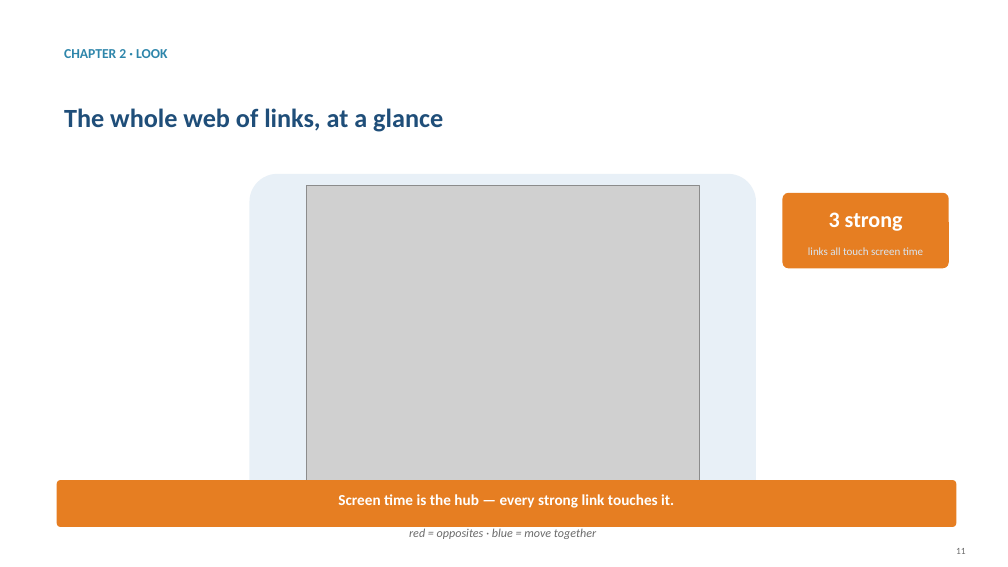
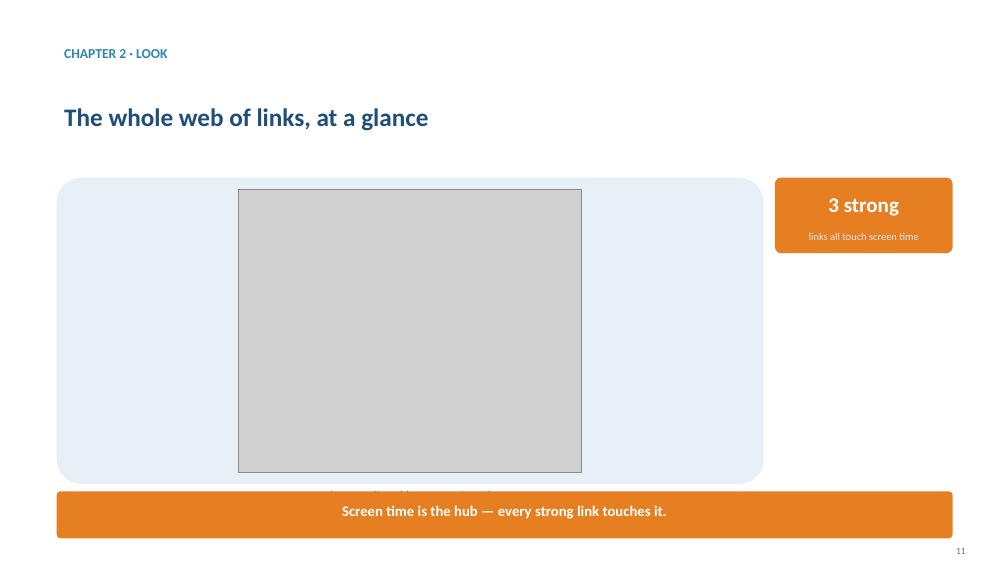
Before and after one commit to jaismine19/social-media-stress-analysis, a slide deck: slide 11 of presentation/Social_Media_Stress_Presentation.pptx. Drawn at 1008x567 pixels with LibreOffice and Linux fonts; fonts in the diff are those of the drawing; grey boxes stand for pictures. Boxes give left, top, right and bottom in pixels: in the first picture for what was removed or moved away, otherwise in the second. Text is boxed around its words. In the diff, an @@ line names an element or a change of style, - is before the commit and + after.

Commit message:
Enforce strict layout grid: identical margins, panel sizes, chip positions and takeaway bars on every slide

```diff
--- a/presentation/Social_Media_Stress_Presentation.pptx
+++ b/presentation/Social_Media_Stress_Presentation.pptx
@@ text "The whole web of links, ..." at [64,108,428,131]: size 25 to 24 pt @@
@@ rounded rectangle: place and size @@
-rounded rectangle at [250,174,756,522]
+rounded rectangle at [57,178,764,484]
@@ rounded rectangle: place and size @@
-rounded rectangle at [783,193,949,268]
+rounded rectangle at [775,178,953,253]
@@ picture: place and size @@
-picture at [306,185,699,510]
+picture at [239,189,582,473]
@@ text "3 strong": place and size @@
-text "3 strong" at [829,212,903,231]
+text "3 strong" at [828,198,899,216]
@@ text "3 strong" at [828,198,899,216]: size 21 to 20 pt @@
@@ text "links all touch screen time": place and size @@
-text "links all touch screen time" at [808,247,923,255]
+text "links all touch screen time" at [809,232,918,240]
@@ text "links all touch screen time" at [809,232,918,240]: size 10.5 to 10 pt @@
@@ rounded rectangle: place and size @@
-rounded rectangle at [57,480,957,527]
+rounded rectangle at [57,492,953,538]
@@ text "red = opposites · blue ..." rewrapped from [409,528,596,539] to [317,489,503,492] @@
@@ text "Screen time is the hub ...": place and size @@
-text "Screen time is the hub ..." at [338,494,674,508]
+text "Screen time is the hub ..." at [342,505,667,519]
@@ text "Screen time is the hub ..." at [342,505,667,519]: size 14.5 to 14 pt @@
```
Also in this commit, not shown: 18 other slides changed.
